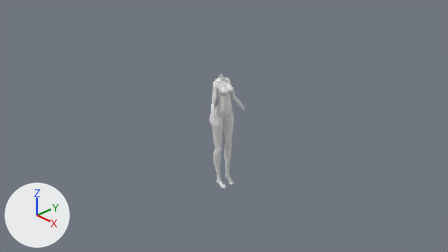
The Blender file Models/Character/Character.blend as it was, and as the next commit left it.
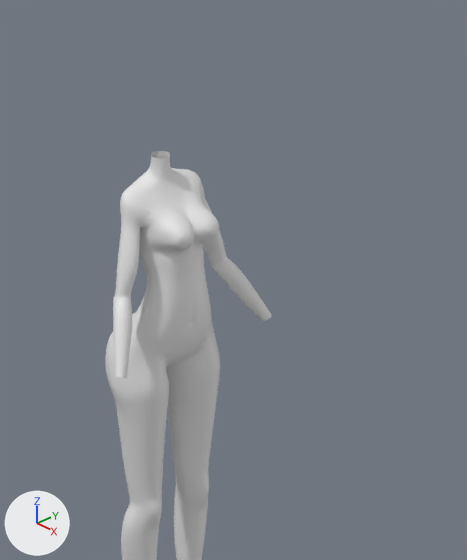
Each version is shown from the file's camera 'Camera', then close up on the part from 42% to 64% of the width and 16% to 64% of the height. The axes (+X, +Y, +Z) are drawn at lower left. The lights are the same throughout.

Names of what the first close-up shows: '立方體'.
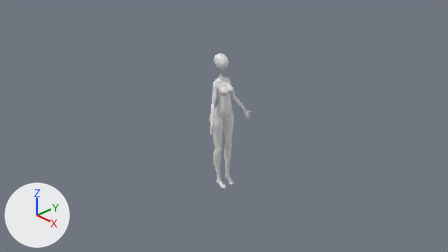
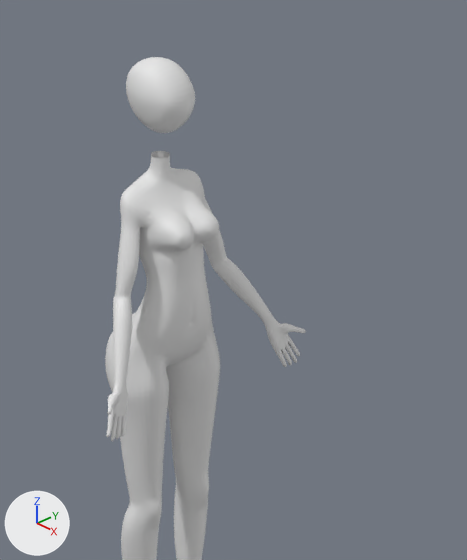
Where the change shows, as pixel boxes (x1, y1, x2, y2) in the close-ups (467 x 560 px):
'立方體', reshaped: before (105, 151, 272, 560); after (105, 151, 306, 560)
'球體', added: after (126, 57, 195, 133)
part 1 of me_立方體, built on: before (113, 277, 272, 378); after (106, 275, 306, 441)

The edits, one by one:
me_立方體 is used by ob_立方體; location (0.0, 0.0, 0.597); scale (0.25, 0.25, 0.25).
me_立方體 had 394 vertices, 380 faces and spanned x -0.88..0.71, y 0.0..1.63, z -7.57..1.3.
me_立方體 now has 552 vertices, 536 faces and spans x -0.88..0.87, y 0.0..2.11, z -7.57..1.3.
Part 1, on me_立方體:
6 vertices move from x 0.43..0.62, y 1.43..1.63, z -1.67..-1.56 to x 0.38..0.59, y 1.37..1.61, z -1.55..-1.47.
137 vertices are added at x 0.48..0.87, y 1.45..2.11, z -2.5..-1.62.
10 new vertices lie (0.0, 0.06, 0.03) away from vertices in x 0.67..0.82, y 1.59..2.01, z -2.5..-1.78.
6 new vertices lie (0.09, -0.01, 0.02) away from vertices in x 0.58..0.69, y 1.52..1.9, z -2.27..-1.96.
5 new vertices lie (0.0, 0.07, 0.03) away from vertices in x 0.56..0.78, y 1.65..1.9, z -2.27..-1.91.
156 new faces join them.
Mesh me_球體 is new.
It has 41 vertices, 40 faces and spans x -0.169..0.137, y -0.167..0.133, z -0.111..0.0.
Object '球體' (ob_球體) is new; it shows me_球體.
Its location is (-0.047, 0.0, 1.172).
Its rotation in degrees is (90, 0, 0).
It gains a MIRROR modifier named '鏡像'.
Modifier setting: use_axis = (False, False, True).
It gains a SUBSURF modifier named '細分'.
Modifier setting: levels = 2.
